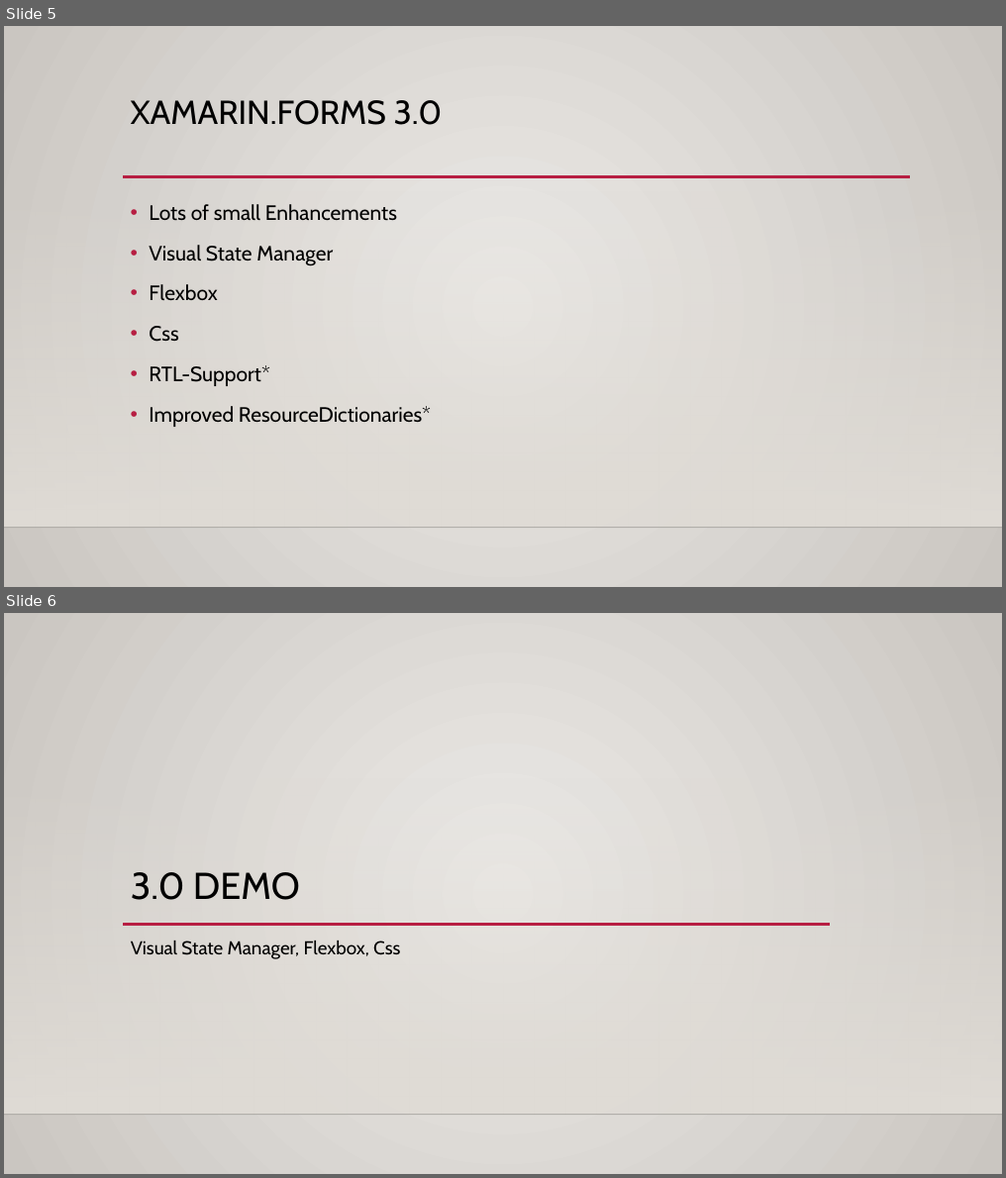
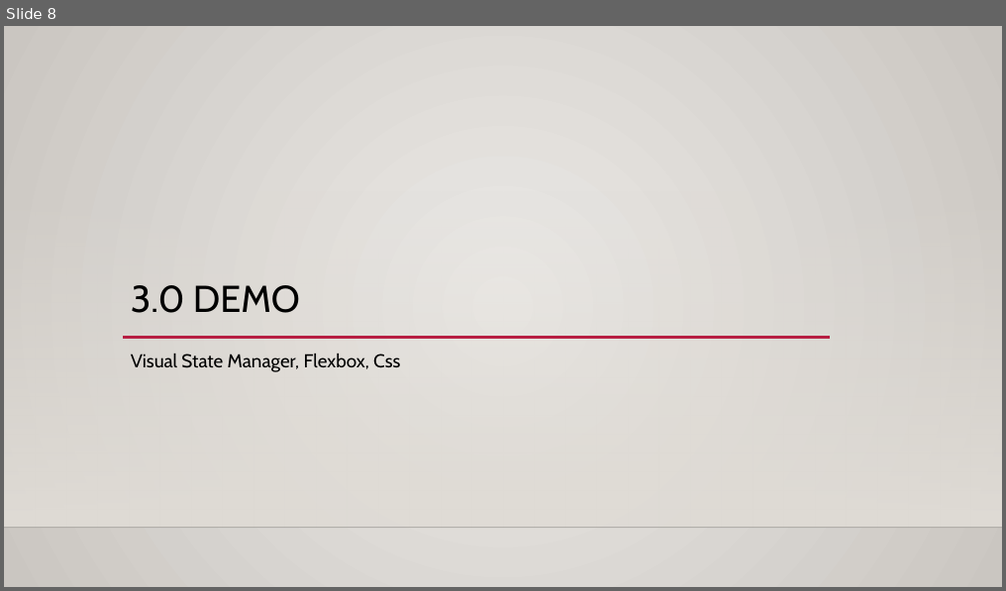
Before and after one commit to dersia/presentations, a slide deck: Xamarin.Prism.Forms.3371.pptx. Shown one above the other, each under a label of ours: slides 5 and 6 before the commit, slide 8 after it. The pictures are 1006x1178 and 1006x591 pixels, drawn with LibreOffice and Linux fonts; fonts in the diff are those of the drawing; background and template pictures are left out. Boxes give left, top, right and bottom in pixels: in the first picture for what was removed or moved away, otherwise in the second. Text is boxed around its words. In the diff, an @@ line names an element or a change of style, - is before the commit and + after.

```diff
--- a/Xamarin.Prism.Forms.3371.pptx
+++ b/Xamarin.Prism.Forms.3371.pptx
@@ slide 5 removed at [4, 26, 1002, 587], background gradient #ECEAE7 to #CAC7C1; not listed: 2 template elements that a slide beside it also shows @@
@@ title removed at [131, 100, 443, 125] @@
-XAMARIN.FORMS 3.0
@@ line removed from (123, 177) to (910, 177) @@
@@ text removed at [149, 204, 431, 427] @@
-• Lots of small Enhancements
-• Visual State Manager
-• Flexbox
-• Css
-• RTL-Support*
-• Improved ResourceDictionaries*
@@ what was slide 6 is now slide 8 @@
```
Also in this commit, not shown: 3 slides changed, 3 slides added, 27 other files.
